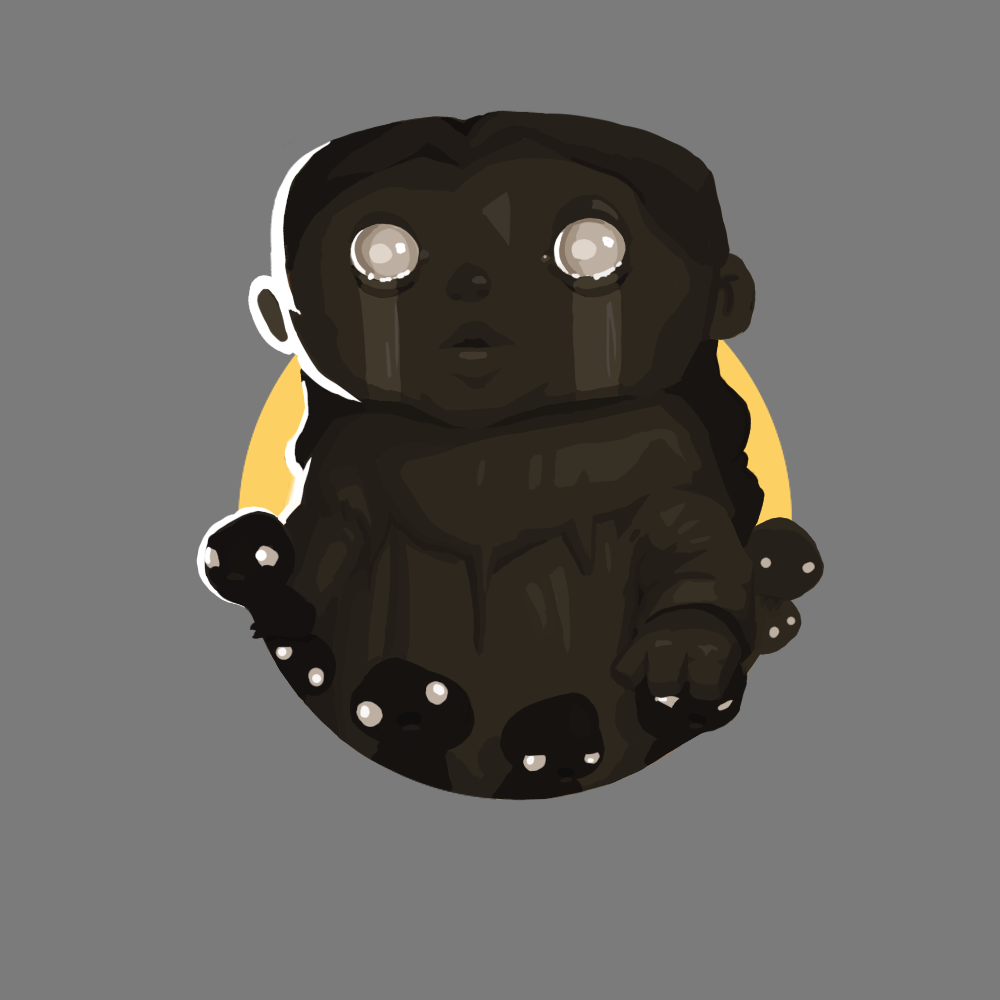
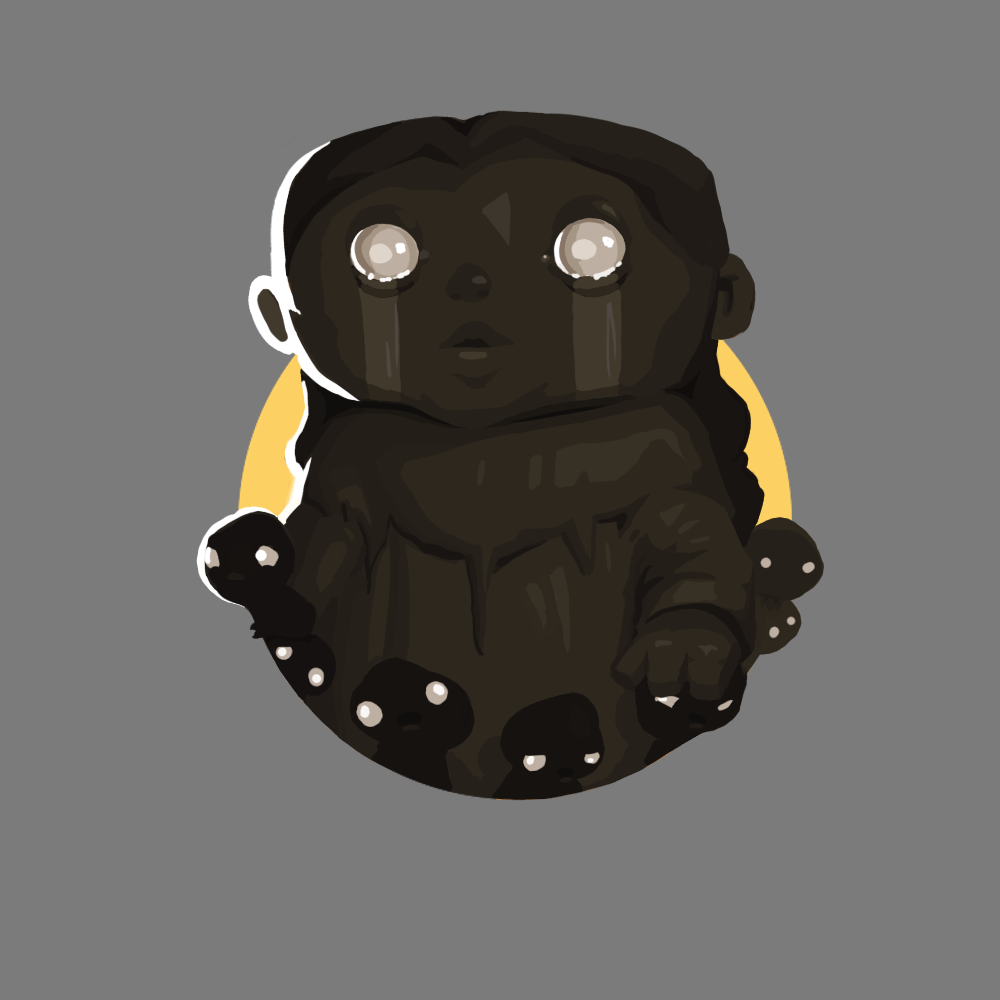
Two versions of the same layered image (1000x1000). Layer-by-layer changes:
painted on "Layer 8" over [284, 192, 704, 656]
painted on "Layer 5 Merged" over [284, 175, 733, 656]
